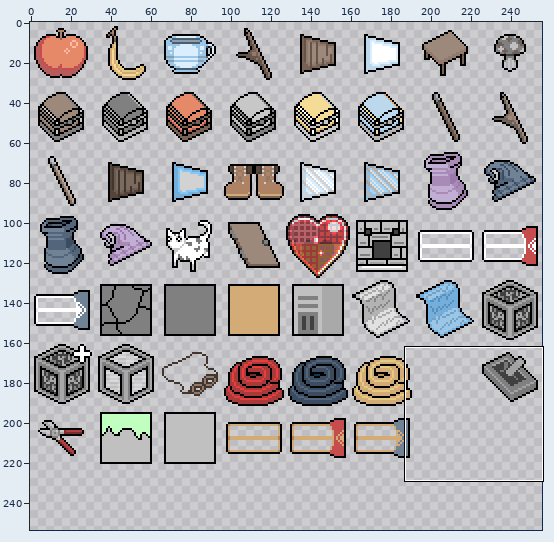
Two versions of one sprite sheet, Game1/Content/img/icons_32.png. The picture above shows the old version from afar; the outline marks the close-up.
Close-up. The starting point:
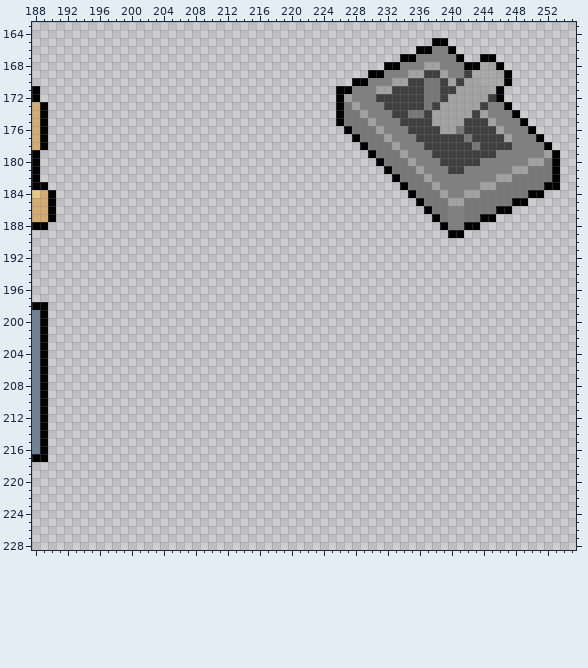
The file is 224x256 pixels. Colours within 5 levels of each other are drawn and written as one. Shown: x 188..255, y 163..228. The old version is drawn lined up with the new one. The wide view leaves out empty margins. The commit also changed other parts of the picture, which this record leaves out.
Now the later version:
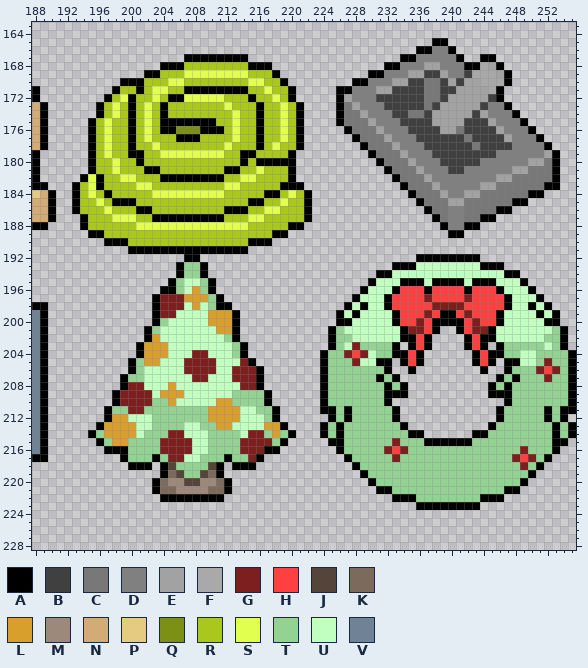
Palette (. is transparent): A #000000  B #404040  C #787878  D #808080  E #a2a2a2  F #a9a9a9  G #7e1f1f  H #ff4040  J #54443a  K #7c6a5d  L #d99f2d  M #9c897b  N #d2ab77  P #e5cb82  Q #7b9014  R #a9c71d  S #e0ff4f  T #94d294  U #c0ffc0  V #6f8296
Change:
canvas 224x256 -> 256x256; drawings rearranged on the sheet (the old picture shows each at its new place; 2 dropped ones are not shown)
Changed rows in their new state; - is an unchanged pixel.
first column x 193:
167 --------------AAAAAAAA-----------------------------------------
168 -----------AAARRRRRRRRAAA--------------------------------------
169 ---------AARRRSSSSSSSSRRRA-------------------------------------
170 ------AAARRRSSRRRRRRRRSSRRA------------------------------------
171 -----ARRARSSRRAAAAAAAARRSRRA-----------------------------------
172 ----ARSARRSRAASSSSSRRRARRSRA-----------------------------------
173 ---ARSRARSRARRRRRRRSRRRARRSRA----------------------------------
174 ---ARSRARSRARRRRRRRRSRRARRSRA----------------------------------
175 --ARSRRARSRAAAAAAARRSRRARRSRA----------------------------------
176 --ARSRRARSRAAQQQAAARSRRARRSRA----------------------------------
177 --ARSRRARSRRRAAARRRRSRRARRSRA----------------------------------
178 --ARSRRARRSRRRRRRRRSRRRARSRRA----------------------------------
179 --ARSRRAARRSSSSSSSSRRAARRRRA-----------------------------------
180 --ARRSRRARRRRRRRRRRRRARAAAAA-----------------------------------
181 --ARRSRRRAARRRRRRRRAARRSRRRA-----------------------------------
182 -ASARRSSRRRAAAAAAAARRSSRRRRA-----------------------------------
183 ARSARRRRSSRRRRRRRRRSSRRRRRAAA----------------------------------
184 ARSRARRRRRSSSSSSSSSRRRRRAARSRA---------------------------------
185 ARRSRAAARRRRRRRRRRRRRRAARRSRRA---------------------------------
186 ARRRSRRRAARRRRRRRRRAAARRSSRRRA---------------------------------
187 -ARRRSSSRRAAAAAAAAARRRSSRRRRRA---------------------------------
188 -ARRRRRRSSSSSSSSSSSSSSRRRRRAA----------------------------------
189 --AARRRRRRRRRRRRRRRRRRRRRAA------------------------------------
190 ----AAARRRRRRRRRRRRRRRAAA--------------------------------------
191 -------AAAAAAAAAAAAAAA-----------------------------------------
192 --------------AA---------------------------AAAAAAAA------------
193 -------------ATTA-----------------------AAAUUUUUUUUAAA---------
194 -------------ATTA---------------------AAUUUUUUUUUUUUUUAA-------
195 ------------ATUUTA-------------------AUUUAAAUAAAAUAAAUUUA------
196 -----------AATULTA------------------AUUUAHHHAHHHHAHHHAUUUA-----
197 ----------AGGGLLLTA----------------AUUUAHHHHGHHHHGHHHHAUUUA----
198 ----------AGGGULUTAA--------------AUAUUAHHHHHGGGGHHHHHAUUAUA---
199 ----------AGGUUUULLLA------------AUAUUUUAHHHGHAAHGHHHAUUUUAUA--
200 ----------ATUUUUULLLA------------AAUUUUUAHHGHAAAAHGHHAUUUUUAA--
201 ---------ATUUUUUUULLA-----------ATUUUUUUUAGGHA--AHGGAUUUUUUUTA-
202 ---------ALUUUUUUUUTA-----------ATTUUUUUUAAHA----AHAAUUUUUUTTA-
203 --------ALLLUUUUUUUUTA----------ATUGTTTTA-AHA----AHA-ATTTTTUTA-
204 --------ALLLUUUGGUUUTA---------ATTGHGUTTAAHA------AHAATTUUTTTTA
205 -------ATLLUUUGGGGUUUGA--------ATTTGUUAA-AHA------AHA-AAUUTGTTA
206 -------ATUUUUUGGGGUUGGGA-------ATTTTTTTA--A--------A--ATTTGHGTA
207 ------ATTUUUUUUGGUUUGGGA-------ATTTTTTATA------------ATATTTGTTA
208 ------AGGUUULUUUUUUUUGGA-------ATTTTTTTATA----------ATATTTTTTTA
209 -----AGGGGULLLUUUUUUTTTTA------ATTTTTTTAAA----------AAATTTTTTTA
210 -----AGGGGTTLUUUUULLTTTTA------ATTTTTTTA--------------ATTTTTTTA
211 ----ATTGGTTTTTTTTLLLLUUTTA-----AATATTTTTA------------ATTTTTATAA
212 ----ALLUUUTTTTTTTLLLLUUUTA------ATATTTTTA------------ATTTTTATA-
213 ---ALLLLUUTTTTUUTTLLUUUULLA----ATATTTTTTTA----------ATTTTTTTATA
214 --ATLLLLUTTTGGUUUTTTTUGGTLTA---ATATTTTTTTTAA------AATTTTTTTTATA
215 ---ATLLTTTTGGGGUUTTTTGGGGTA-----AATTTTTTGTTTAAAAAATTTTTTTTTTAA-
216 ----AAATTTTGGGGUUTTTTGGGAA-------ATTTTTGHGTTTTTTTTTTTTTTGTTTA--
217 ------ATTTATGGUUTTTATTGA----------ATTTTTGTTTTTTTTTTTTTTGHGTA---
218 -------AAA-AJTTTTJA-AAA------------ATTTTTTTTTTTTTTTTTTTTGTA----
219 -----------AKJTTJKA-----------------ATTTTTTTTTTTTTTTTTTTTA-----
220 ----------AKMMJJMMKA-----------------ATTTTTTTTTTTTTTTTTTA------
221 ----------AKKMMMMKKA------------------AATTTTTTTTTTTTTTAA-------
222 -----------AAAAAAAA---------------------AAATTTTTTTTAAA---------
223 -------------------------------------------AAAAAAAA------------
Changed places in both close-ups, as pixel boxes (x1, y1, x2, y2):
added: (72, 54, 312, 502)
added: (320, 254, 576, 510)
